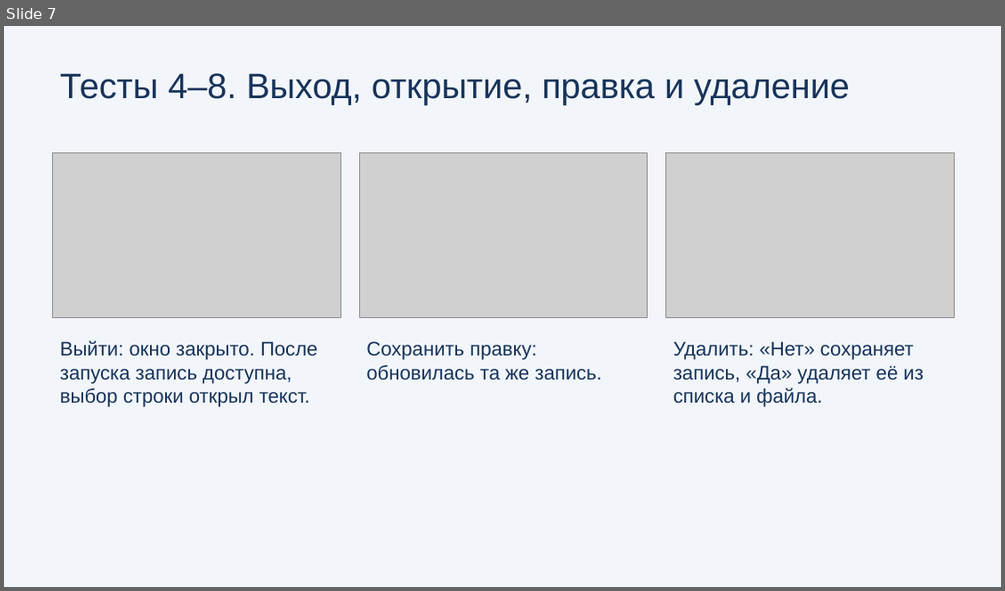
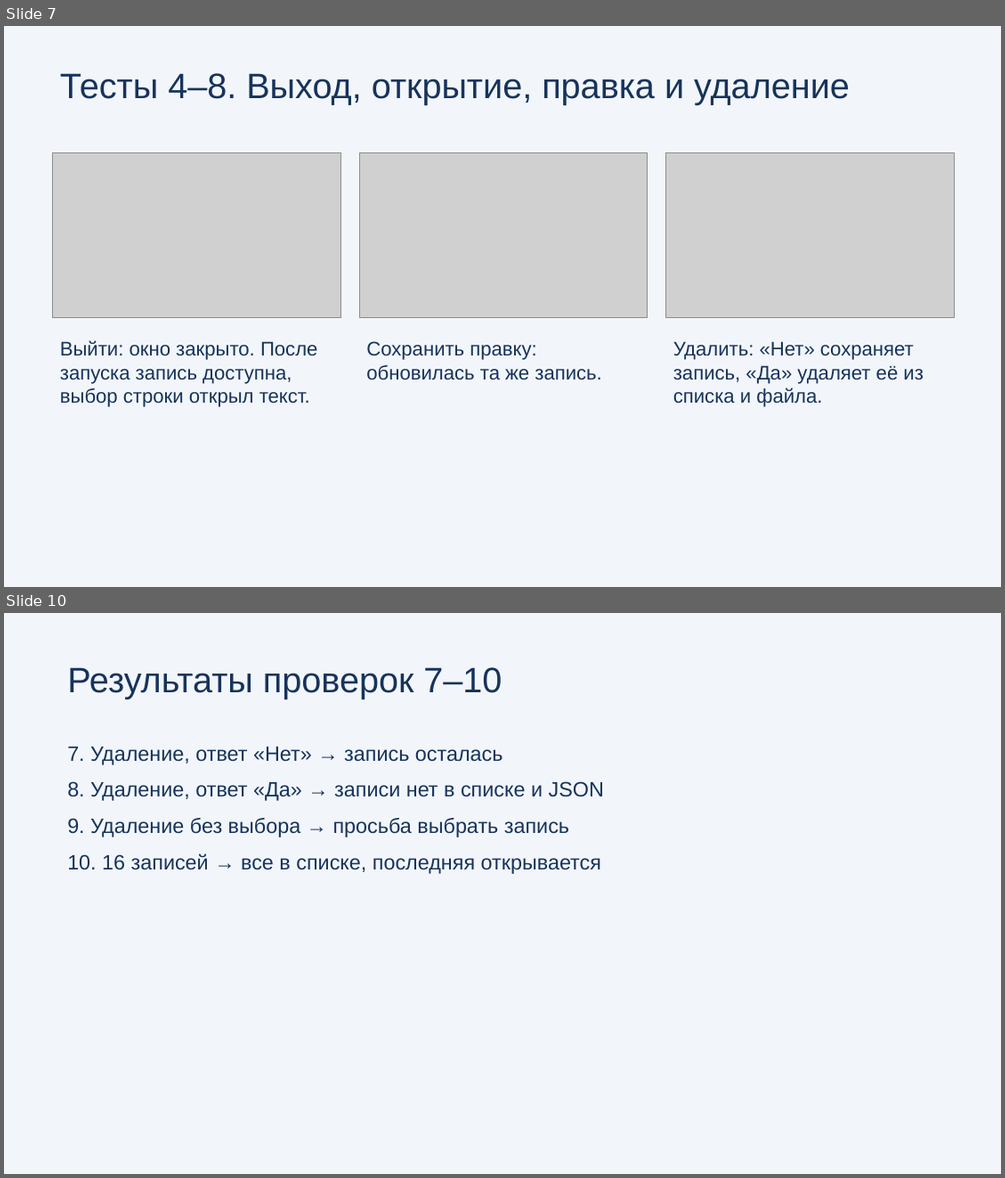
Before and after one commit to ArtikM1106/python-notes-manager, a slide deck: presentation.pptx. Shown one above the other, each under a label of ours: slide 7 before the commit, slides 7 and 10 after it; the slides between them are not shown. The pictures are 1005x591 and 1005x1178 pixels, drawn with LibreOffice and Linux fonts; fonts in the diff are those of the drawing; grey boxes stand for pictures. Boxes give left, top, right and bottom in pixels: in the first picture for what was removed or moved away, otherwise in the second. Text is boxed around its words. In the diff, an @@ line names an element or a change of style, - is before the commit and + after.

```diff
--- a/presentation.pptx
+++ b/presentation.pptx
@@ slide 10 added at <box>4,613,1001,1174</box>, background #F2F6FB @@
@@ text added at <box>67,667,502,699</box>, 34 pt, text #17335A @@
+Результаты проверок 7–10
@@ text added at <box>67,747,604,874</box>, 20 pt, text #17335A @@
+7. Удаление, ответ «Нет» → запись осталась
+8. Удаление, ответ «Да» → записи нет в списке и JSON
+9. Удаление без выбора → просьба выбрать запись
+10. 16 записей → все в списке, последняя открывается
```
Also in this commit, not shown: 3 other slides added, 1 slide removed, 2 other files.
